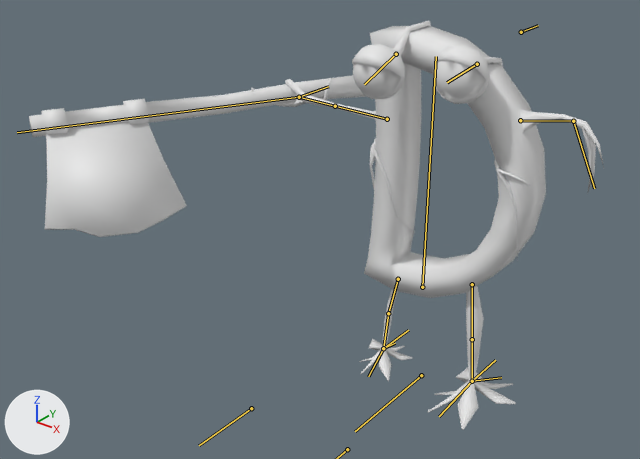
Before and after pictures for a commit that changed the Blender file Assets/Models/d axe.blend.
One viewpoint serves both versions: a 50 mm camera at (1.7, -2.86, 2.33) aimed at (-0.43, -0.2, 0.68). Arrows for +X, +Y and +Z are at lower left; the lights stay in place. The bones that bend it are drawn over the model as lines.
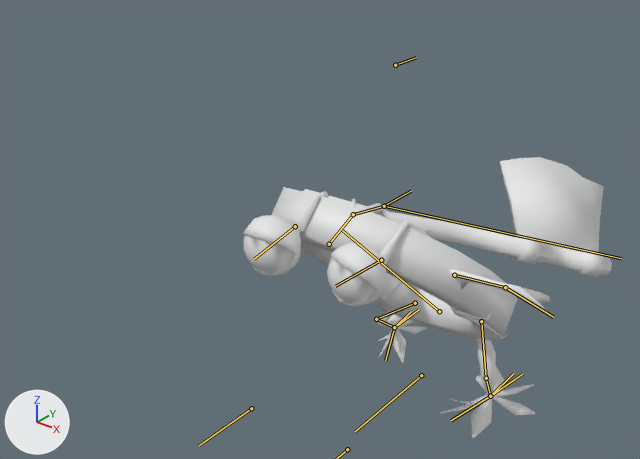
The newer file adds an action. The first version stands in its rest pose; the second is drawn at frame 5 of the action 'dx_run'.

What the commit changed:
Bone 'd' (bone_d) moves from (0.0, 0.0, 0.0) to (0.052, -0.133, -0.068).
Bone 'd' (bone_d) turns from (0, 0, 0) to (47, 2, 1) degrees about its own x, y and z.
Bone 't1 l' (bone_t1_l) turns from (0, 0, 0) to (-42, 13, -4) degrees about its own x, y and z.
Bone 'x' (bone_x) turns from (0, 0, 0) to (42, 142, -51) degrees about its own x, y and z.
Bone 'ir' (bone_ir) moves from (0.0, 0.0, 0.0) to (-0.005, -0.104, -0.079).
Bone 'ir' (bone_ir) turns from (0, 0, 0) to (-57, 3, -1) degrees about its own x, y and z.
Bone 'il' (bone_il) moves from (0.0, 0.0, 0.0) to (0.0, -0.002, -0.025).
Bone 'il' (bone_il) turns from (0, 0, 0) to (-47, 4, 15) degrees about its own x, y and z.
Bone 't1 r' (bone_t1_r) turns from (0, 0, 0) to (-10, 2, 2) degrees about its own x, y and z.
Bone 't2 r' (bone_t2_r) turns from (0, 0, 0) to (-21, -3, 0) degrees about its own x, y and z.
Bone 'l1 l.001' (bone_l1_l_001) moves from (0.0, 0.0, 0.0) to (0.098, -0.015, -0.023).
Bone 'a2 r.001' (bone_a2_r_001) moves from (0.0, 0.0, 0.0) to (-0.474, -0.531, -0.154).
Bone 'a1 r.001' (bone_a1_r_001) moves from (0.0, 0.0, 0.0) to (0.472, -0.01, -0.382).
Bone 'l1 r.001' (bone_l1_r_001) moves from (0.0, 0.0, 0.0) to (0.0, 0.086, 0.072).

Location of each change, [x1, y1, x2, y2] in pixels of the pictures (640 x 459 px):
'Circle', posed (36% narrower, 31% shorter): before [29, 21, 604, 430]; after [243, 157, 612, 438]
bone 'd', root to tip: before (422, 287) to (436, 56); after (439, 311) to (342, 230)
bone 't1 l', root to tip: before (472, 381) to (439, 416); after (490, 396) to (451, 420)
bone 'x', root to tip: before (299, 97) to (17, 132); after (384, 206) to (621, 258)
bone 'ir', root to tip: before (396, 54) to (364, 84); after (295, 226) to (254, 259)
bone 'il', root to tip: before (477, 64) to (447, 82); after (381, 260) to (335, 286)
bone 't1 r', root to tip: before (383, 348) to (368, 376); after (394, 327) to (385, 360)
bone 't2 r', root to tip: before (383, 348) to (395, 343); after (394, 327) to (411, 311)
bone 'l1 l.001', root to tip: before (472, 381) to (495, 360); after (490, 396) to (513, 373)
bone 'a2 r.001', root to tip: before (521, 32) to (538, 25); after (395, 65) to (416, 57)
bone 'a1 r.001', root to tip: before (299, 97) to (328, 86); after (384, 206) to (411, 191)
bone 'l1 r.001', root to tip: before (383, 348) to (408, 330); after (394, 327) to (419, 309)
